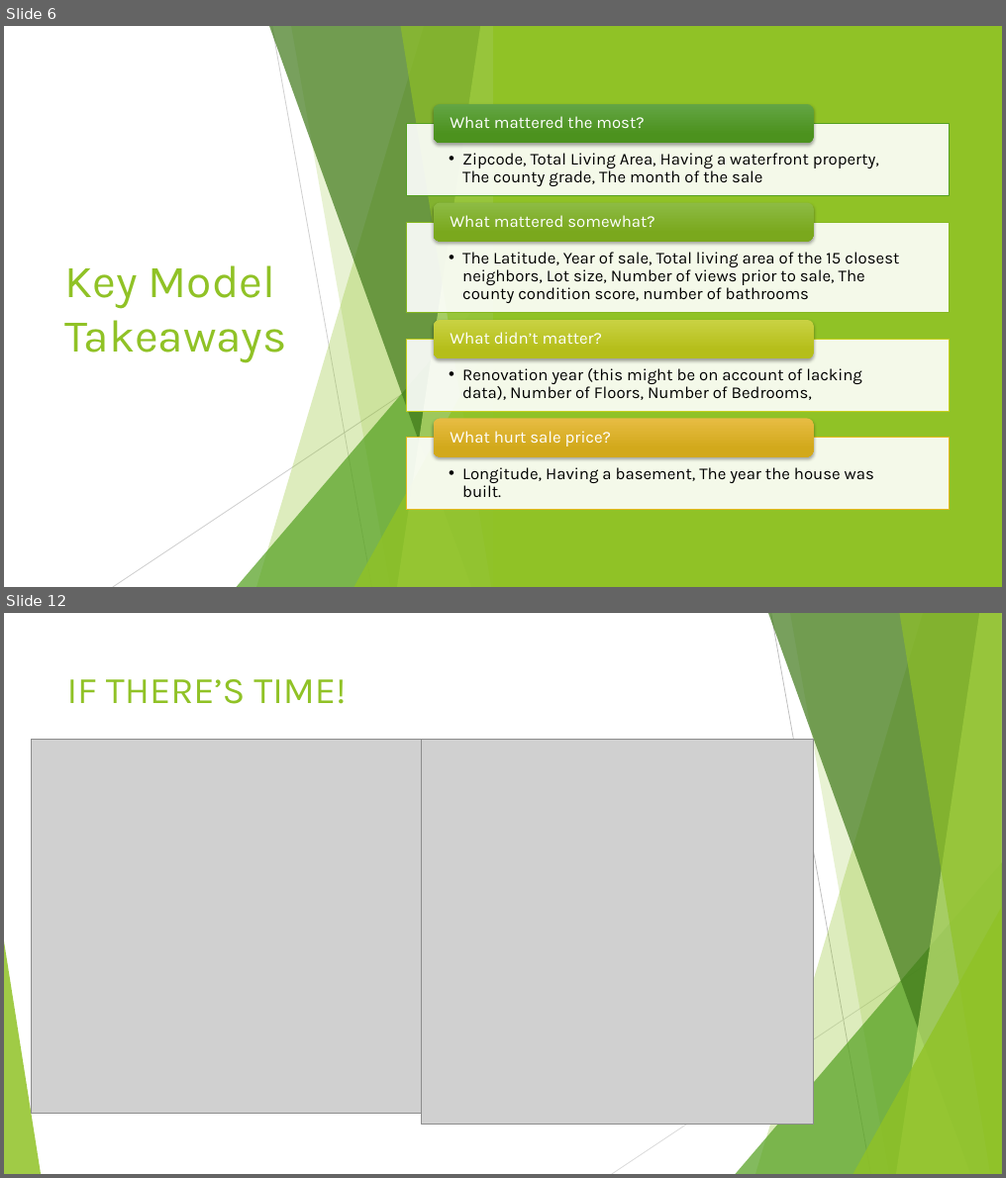
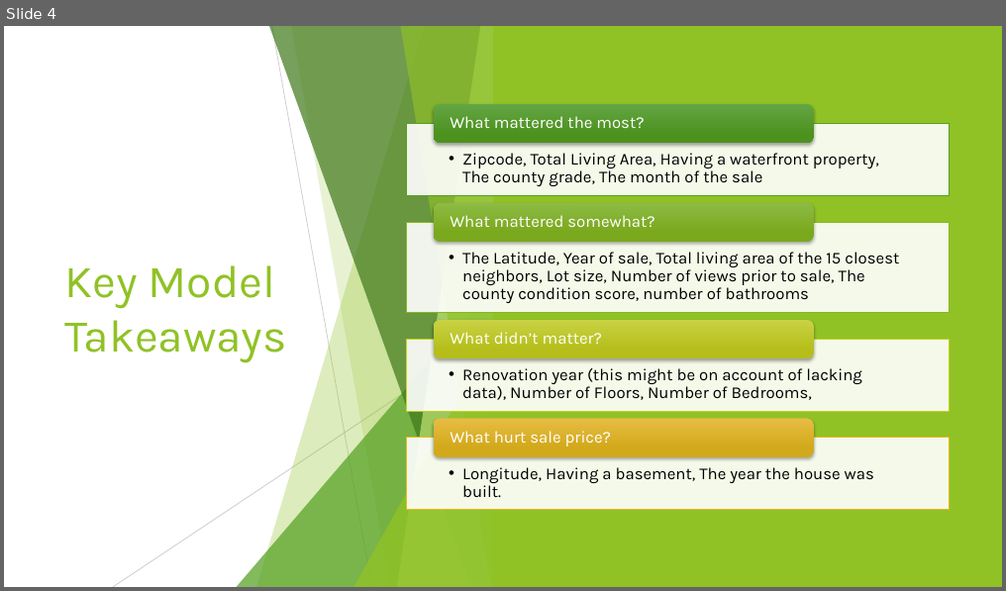
Before and after one commit to minthammock/dsc-mod-2-project-v2-1-onl01-dtsc-pt-041320, a slide deck: Non-Technical.pptx. Shown one above the other, each under a label of ours: slides 6 and 12 before the commit, slide 4 after it; the slides between them are not shown. The pictures are 1006x1178 and 1006x591 pixels, drawn with LibreOffice and Linux fonts; fonts in the diff are those of the drawing; grey boxes stand for pictures. Boxes give left, top, right and bottom in pixels: in the first picture for what was removed or moved away, otherwise in the second. Text is boxed around its words. In the diff, an @@ line names an element or a change of style, - is before the commit and + after.

```diff
--- a/Non-Technical.pptx
+++ b/Non-Technical.pptx
@@ slide 12 removed at bbox=[4, 613, 1002, 1174], background #FFFFFF; not listed: 10 template elements that a slide beside it also shows @@
@@ title removed at bbox=[67, 679, 346, 704] @@
-IF THERE’S TIME!
@@ picture removed at bbox=[32, 740, 422, 1113] @@
@@ picture removed at bbox=[421, 740, 813, 1124] @@
@@ what was slide 6 is now slide 4 @@
```
Also in this commit, not shown: 4 slides changed, 5 slides added, 5 other slides removed, 2 other files.
